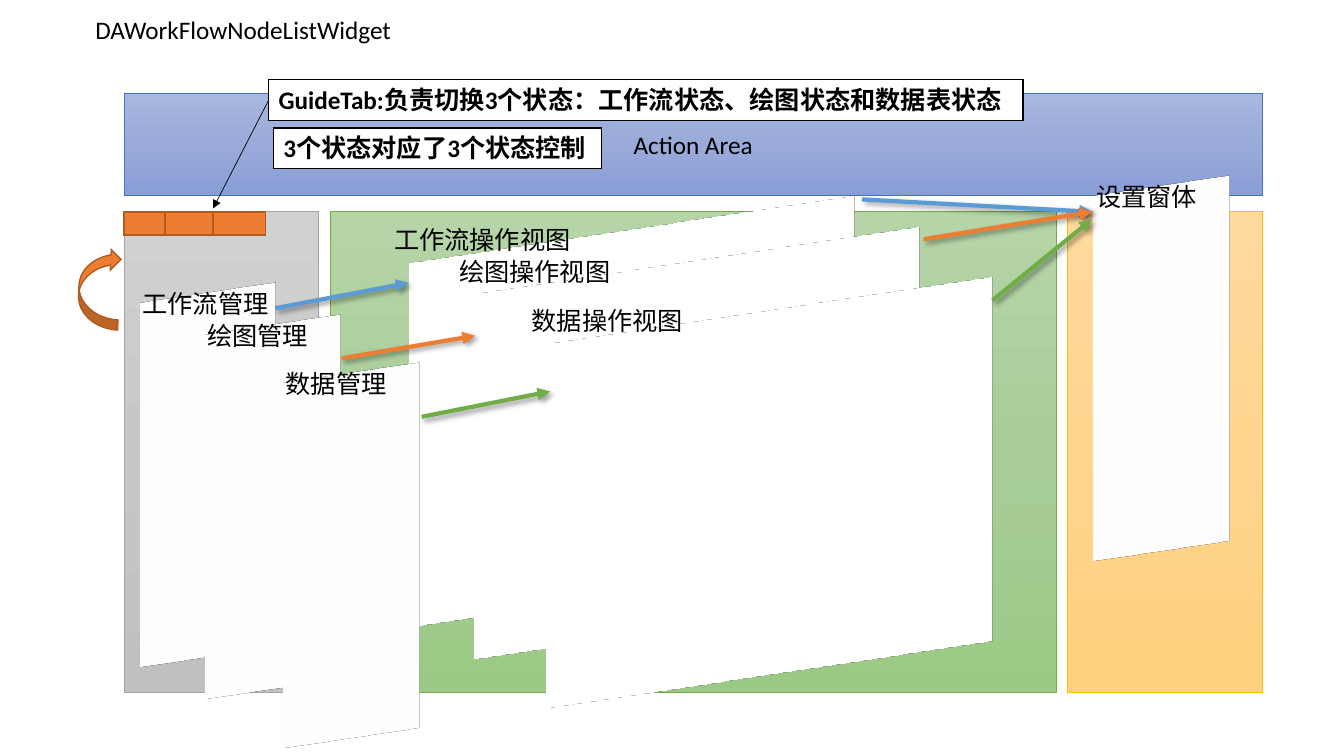
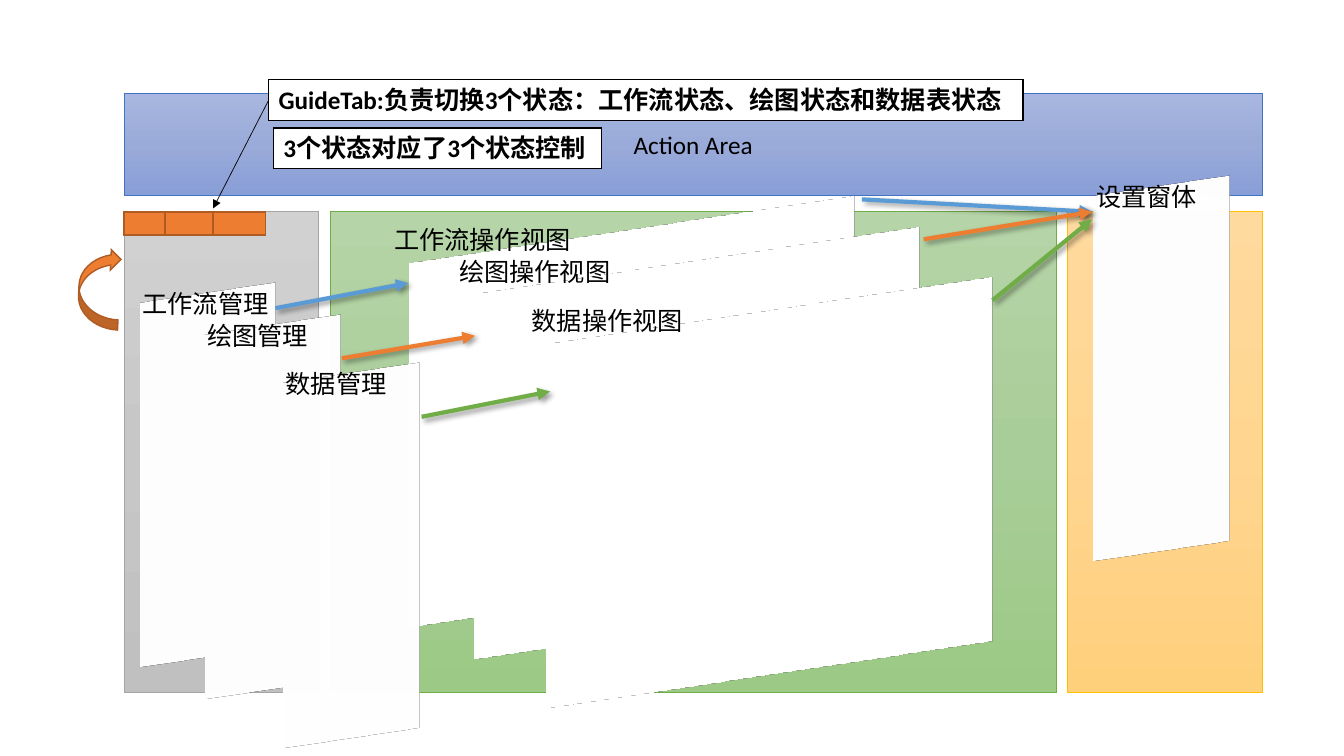
Before and after one commit to czyt1988/data-workbench, a slide deck: slide 14 of doc/DataWorkFlow-chart.pptx (slide 2 before the commit). Drawn at 1344x756 pixels with LibreOffice and Linux fonts; fonts in the diff are those of the drawing. Boxes give left, top, right and bottom in pixels: in the first picture for what was removed or moved away, otherwise in the second. Text is boxed around its words. In the diff, an @@ line names an element or a change of style, - is before the commit and + after.

```diff
--- a/doc/DataWorkFlow-chart.pptx
+++ b/doc/DataWorkFlow-chart.pptx
@@ text removed at [95,21,391,44] @@
-DAWorkFlowNodeListWidget
```
Also in this commit, not shown: 1 other slide changed, 3 slides added.
